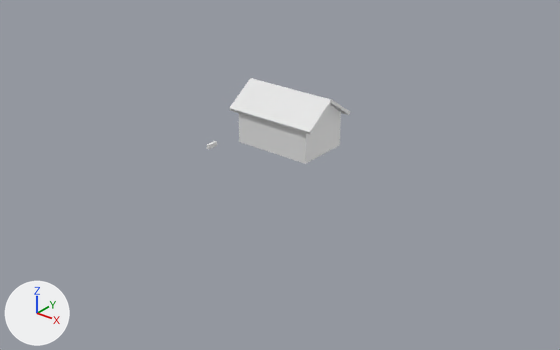
Before and after pictures for a commit that changed the Blender file Modellek/house.blend.
Rendered twice from a 50 mm camera at (22.8, -29.2, 15.6) aimed at (1.0, -2.0, -1.3). Arrows for +X, +Y and +Z are at lower left; the lights stay in place.
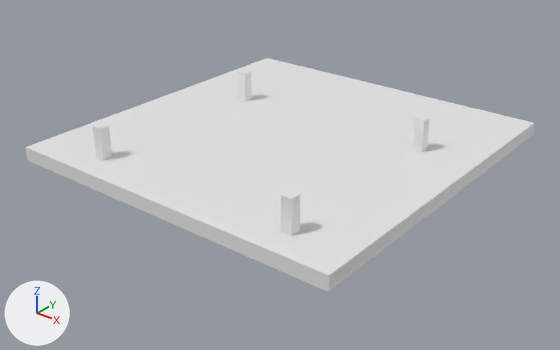
Boxes (x1, y1, x2, y2) around the edits, measured in the pictures (560 x 350 px):
'Cube', reshaped (254% wider, 170% taller)
    before: (207, 78, 350, 164)
    after: (25, 58, 534, 292)
part 1 of me_cube, added
    after: (25, 58, 534, 292)
part 2 of me_cube, added
    after: (412, 115, 430, 152)
part 3 of me_cube, added
    after: (238, 70, 252, 101)
part 4 of me_cube, added
    after: (281, 190, 300, 236)
part 5 of me_cube, added
    after: (92, 123, 112, 161)
part 6 of me_cube, deleted
    before: (207, 141, 217, 149)
part 7 of me_cube, deleted
    before: (229, 78, 350, 164)

Diff of the bpy script that builds the scene:
```diff
--- a/Modellek/house.blend.py
+++ b/Modellek/house.blend.py
@@ me_cube @@
 me_cube.from_pydata(...)  # 94 vertices, 56 faces; spans x -2.9..2.57, y -3.15..1.71, z -0.52..2.51
 # used by ob_cube; location = (0.0, 0.0, 0.0)
-me_cube.materials.append(mat_material)  # white #e7e7e7
+# me_cube part 1: a new loose piece, a box spanning x -8.32..9.65, y -10.06..8.32, z -0.26..0.45
+# me_cube part 2: a new loose piece, a box spanning x 6.39..6.92, y 1.35..1.89, z 0.3..2.06
+# me_cube part 3: a new loose piece, a box spanning x -4.69..-4.16, y 1.35..1.89, z 0.3..2.06
+# me_cube part 4: a new loose piece, a box spanning x 6.39..6.92, y -8.73..-8.19, z 0.3..2.06
+# me_cube part 5: a new loose piece, a box spanning x -4.69..-4.16, y -8.73..-8.19, z 0.3..2.06
+# me_cube part 6: the loose piece of 32 vertices spanning x -2.9..-2.73, y -3.15..-2.54, z -0.52..-0.28 is deleted
+# me_cube part 7: the loose piece of 30 vertices spanning x -2.57..2.57, y -1.73..1.71, z -0.51..2.51 is deleted
```
